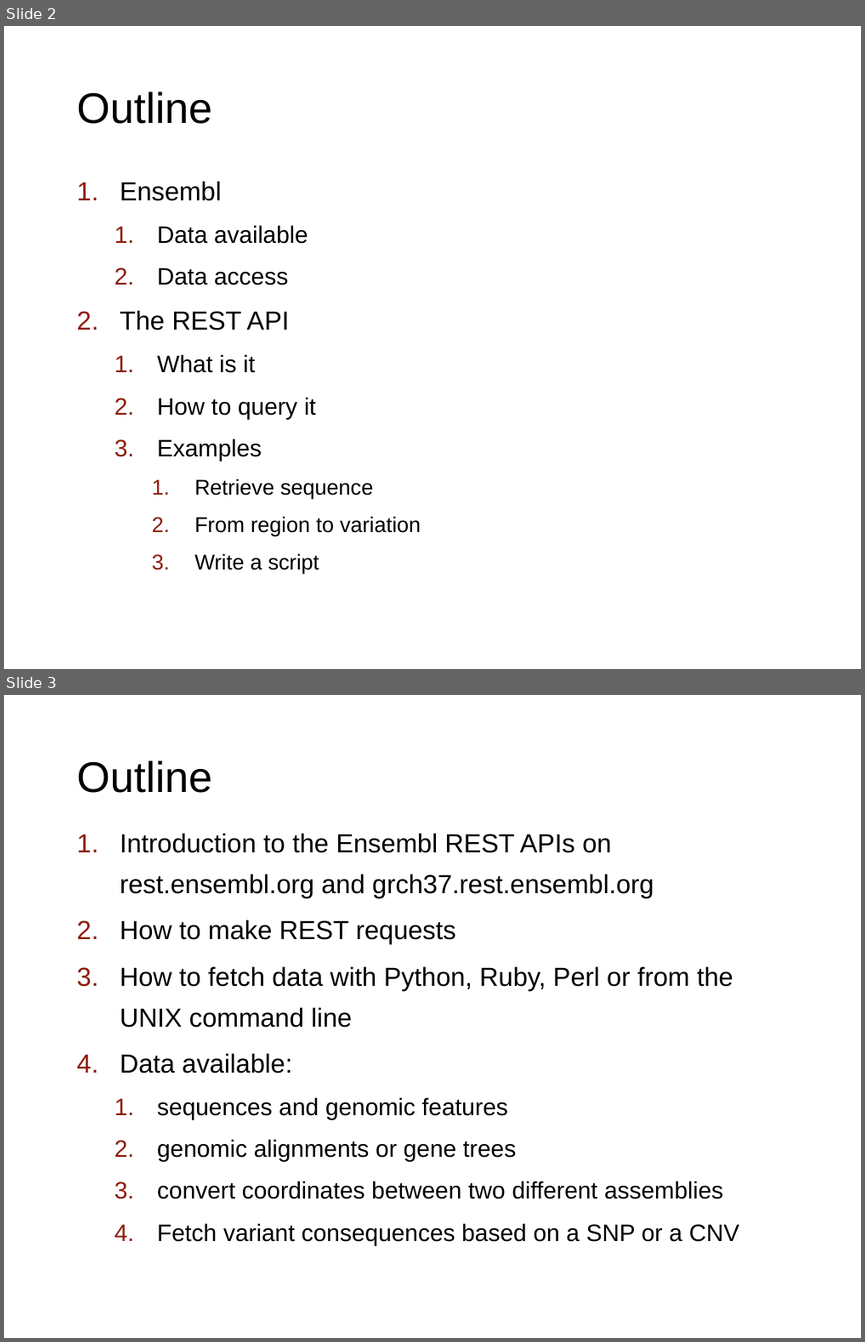
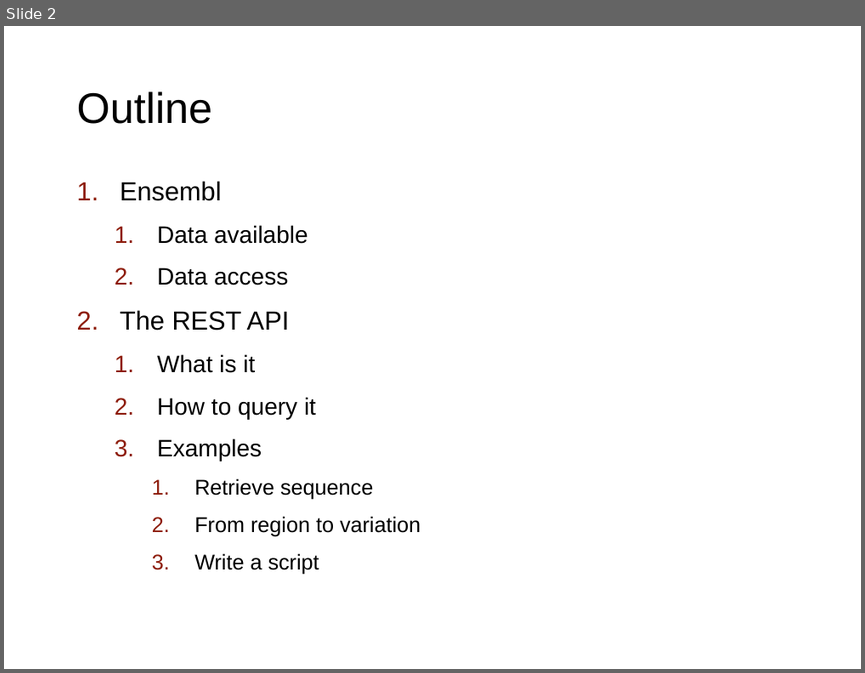
Before and after one commit to Ensembl/ensembl-presentation, a slide deck: API/REST/REST_bitesized.pptx. Shown one above the other, each under a label of ours: slides 2 and 3 before the commit, slide 2 after it. The pictures are 865x1342 and 865x673 pixels, drawn with LibreOffice and Linux fonts; fonts in the diff are those of the drawing; background and template pictures are left out. Boxes give left, top, right and bottom in pixels: in the first picture for what was removed or moved away, otherwise in the second. Text is boxed around its words. In the diff, an @@ line names an element or a change of style, - is before the commit and + after.

```diff
--- a/API/REST/REST_bitesized.pptx
+++ b/API/REST/REST_bitesized.pptx
@@ slide 3 removed at <box>4,695,861,1338</box>, background #FFFFFF @@
@@ title removed at <box>77,760,213,793</box> @@
-Outline
@@ text removed at <box>120,833,739,1245</box> @@
-1. Introduction to the Ensembl REST APIs on rest.ensembl.org and grch37.rest.ensembl.org
-2. How to make REST requests
-3. How to fetch data with Python, Ruby, Perl or from the UNIX command line
-4. Data available:
-  1. sequences and genomic features
-  2. genomic alignments or gene trees
-  3. convert coordinates between two different assemblies
-  4. Fetch variant consequences based on a SNP or a CNV
```
Also in this commit, not shown: 1 slide changed, 1 slide added, 1 other slide removed, 1 other file.
